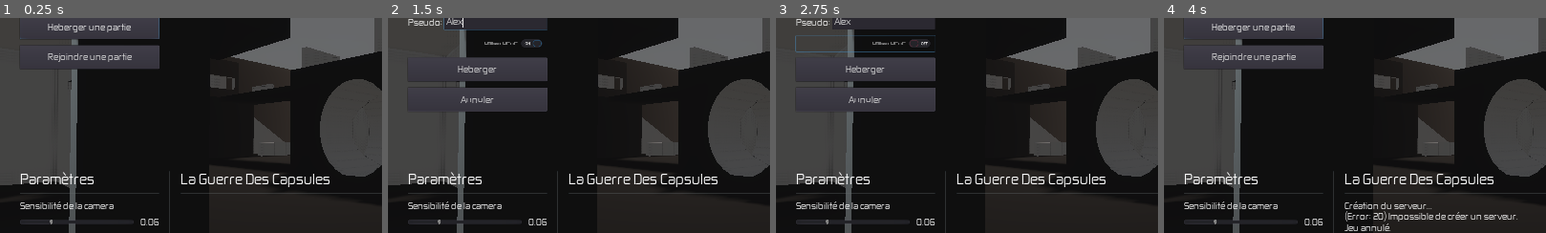
Above: before the commit, frames 1-4 (left to right).
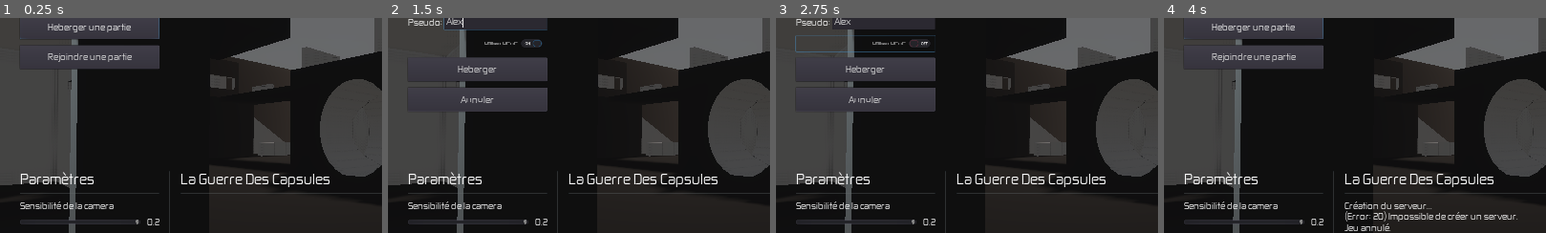
Above: after the commit, the same moments.

Repository: nexos20levrai/La-Guerre-Des-Capsules
Game: Godot game, scene res://Maps/Map01.tscn
Same seed, same stepped clock (60 frames per second), same inputs: the game is played once before the commit and once after it. A sky picture missing from this copy of the repository is replaced by a grey-blue gradient.
Inputs (mouse positions are % of the whole screen's width and height, from its top left):
- Up to frame 1 (0.25 s): no input
- Up to frame 2 (1.5 s): click "Heberger une partie" at 0.5 s; click (14, 24) at 1.27 s; type "Alex" at 1.35 s
- Up to frame 3 (2.75 s): click "Utiliser UPnP" at 2 s
- Up to frame 4 (4 s): click "Heberger" at 2.75 s; click "Annuler" at 3.5 s
The pictures show only the part of the screen within x 0-50%, y 23-73%; the shares and areas given below are measured in that part.

The runs differ from the first frame. In frame 1, 0.1% of the frame differs, in the area x 13-42%, y 93-97%; in frame 2, 0.1%; in frame 3, 0.1%; in frame 4, 0.1%.

Commit message:
Patch kill sound

Diff:
--- a/Actors/Scripts/Player.gd
+++ b/Actors/Scripts/Player.gd
@@ -608,7 +608,6 @@
 
 func _on_weapon_out_of_ads():
 	set_is_ads(false)
-	emit_signal("on_reload")
 
 func _on_weapon_reloaded():
 	if is_network_master():
--- a/config/GameConfig.tres
+++ b/config/GameConfig.tres
@@ -4,5 +4,5 @@
 
 [resource]
 script = ExtResource( 1 )
-mouse_sensitivity = 0.06
+mouse_sensitivity = 0.2
 controller_sensitivity = 0.08
--- a/interface/scripts/HUD.gd
+++ b/interface/scripts/HUD.gd
@@ -145,6 +145,13 @@
 	match kills:
 		3:
 			text = "[color=%s]%s[/color] en a tué trois d'affilée !" % [color,player_name]
+			AudioServer.set_bus_mute(AudioServer.get_bus_index("JMLP"), true)
+			AudioServer.set_bus_mute(AudioServer.get_bus_index("Musique"), true)
+			var audio_player: AudioStreamPlayer = $AudioStreamPlayer
+			if audio_player:
+				audio_player.play()
+				AudioServer.set_bus_mute(AudioServer.get_bus_index("JMLP"), false)
+				AudioServer.set_bus_mute(AudioServer.get_bus_index("Musique"), false)
 		5:
 			text = "[color=%s]%s[/color] est sur une séquence de cinq victimes !" % [color,player_name]
 		10:
@@ -153,10 +160,14 @@
 			text = "[color=%s]%s[/color] est sur une QUINZE séquence de victimes !" % [color,player_name]
 		20:
 			text = "D'accord. Quelqu'un doit faire quelque chose à propos de [color=%s]%s[/color]. Vingt victoires incontestées !" % [color,player_name]
+			AudioServer.set_bus_mute(AudioServer.get_bus_index("JMLP"), true)
 			AudioServer.set_bus_mute(AudioServer.get_bus_index("Musique"), true)
 			var audio_player: AudioStreamPlayer = $AudioStreamPlayer
 			if audio_player:
 				audio_player.play()
+				OS.delay_msec(15000)
+				AudioServer.set_bus_mute(AudioServer.get_bus_index("JMLP"), false)
+				AudioServer.set_bus_mute(AudioServer.get_bus_index("Musique"), false)
 	if kills > 20:
 		text = "Y a-t-il quelqu'un ? [color=%s]%s[/color] est en train de tuer !" % [color,player_name]
 	if text != "": chat_log.create_entry(text)
